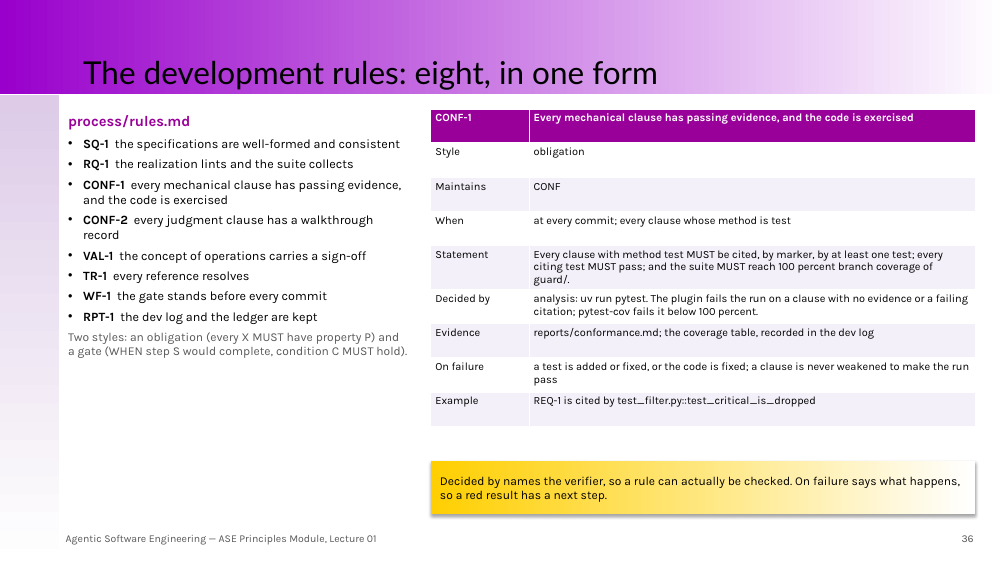
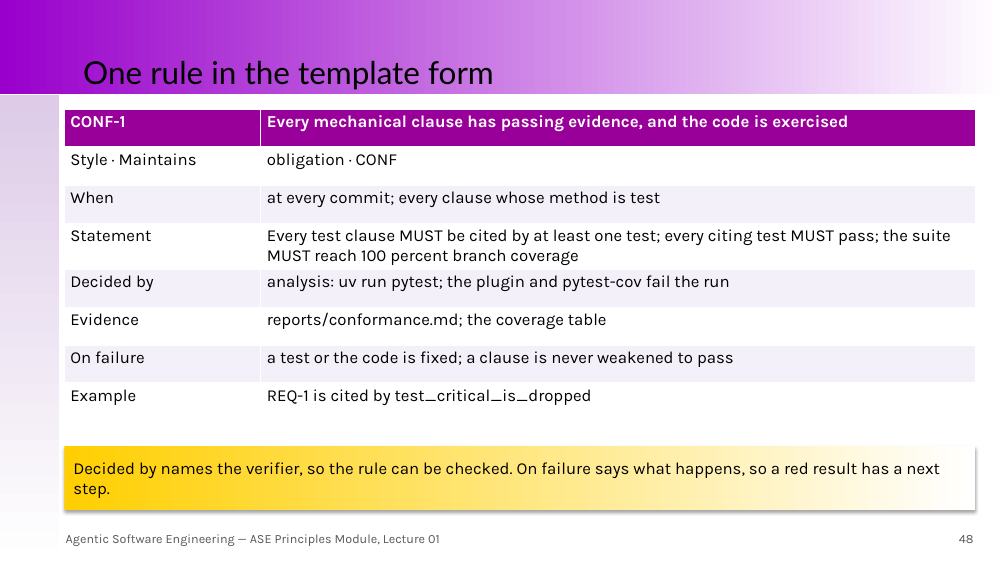
Before and after one commit to santoslab/agentic-software-engineering-public, a slide deck: slide 48 of module-ase-principles/slides/lecture-01-intent-specifications-realizations-and-judgments.pptx (slide 36 before the commit). Drawn at 1008x567 pixels with LibreOffice and Linux fonts; fonts in the diff are those of the drawing. Boxes give left, top, right and bottom in pixels: in the first picture for what was removed or moved away, otherwise in the second. Text is boxed around its words. In the diff, an @@ line names an element or a change of style, - is before the commit and + after.

```diff
--- a/module-ase-principles/slides/lecture-01-intent-specifications-realizations-and-judgments.pptx
+++ b/module-ase-principles/slides/lecture-01-intent-specifications-realizations-and-judgments.pptx
@@ title at (83, 60, 494, 90): text changed @@
-The development rules: eight, in one form
+One rule in the template form
@@ table at (64, 110, 975, 412) @@
-row 2: Style | obligation
-row 3: Maintains | CONF
+row 2: Style · Maintains | obligation · CONF
-row 4, column 2: Every clause with method test MUST be cited, by marker, by at least one test; every citing test MUST pass; and the suite MUST reach 100 percent branch coverage of guard/.
+row 4, column 2: Every test clause MUST be cited by at least one test; every citing test MUST pass; the suite MUST reach 100 percent branch coverage
-row 5, column 2: analysis: uv run pytest. The plugin fails the run on a clause with no evidence or a failing citation; pytest-cov fails it below 100 percent.
+row 5, column 2: analysis: uv run pytest; the plugin and pytest-cov fail the run
-row 6, column 2: reports/conformance.md; the coverage table, recorded in the dev log
+row 6, column 2: reports/conformance.md; the coverage table
-row 7, column 2: a test is added or fixed, or the code is fixed; a clause is never weakened to make the run pass
+row 7, column 2: a test or the code is fixed; a clause is never weakened to pass
-row 8, column 2: REQ-1 is cited by test_filter.py::test_critical_is_dropped
+row 8, column 2: REQ-1 is cited by test_critical_is_dropped
@@ table: place and size @@
-table at (431, 110, 975, 416)
+table at (64, 110, 975, 412)
@@ text removed at (68, 180, 407, 358) @@
-process/rules.md
-• SQ-1 the specifications are well-formed and consistent
-• RQ-1 the realization lints and the suite collects
-• CONF-1 every mechanical clause has passing evidence, and the code is exercised
-• CONF-2 every judgment clause has a walkthrough record
-• VAL-1 the concept of operations carries a sign-off
-• TR-1 every reference resolves
-• WF-1 the gate stands before every commit
-• RPT-1 the dev log and the ledger are kept
-Two styles: an obligation (every X MUST have property P) and a gate (WHEN step S would complete, condition C MUST hold).
@@ rectangle "Decided by names the verifier, ...": place and size @@
-rectangle "Decided by names the verifier, ..." at (431, 461, 975, 514)
+rectangle "Decided by names the verifier, ..." at (64, 446, 975, 510)
@@ text in rectangle at (73, 462, 940, 498): text changed; size 11.5 to 16 pt @@
-Decided by names the verifier, so a rule can actually be checked. On failure says what happens, so a red result has a next step.
+Decided by names the verifier, so the rule can be checked. On failure says what happens, so a red result has a next step.
@@ text "Agentic Software Engineering — ASE ..." at (66, 534, 440, 546): size 10 to 12 pt @@
@@ text added at (959, 535, 974, 543), 12 pt, text #595959 @@
+48
@@ text removed at (962, 535, 974, 542) @@
-36
```
Also in this commit, not shown: 38 other slides changed, 16 slides added, 1 other file.
